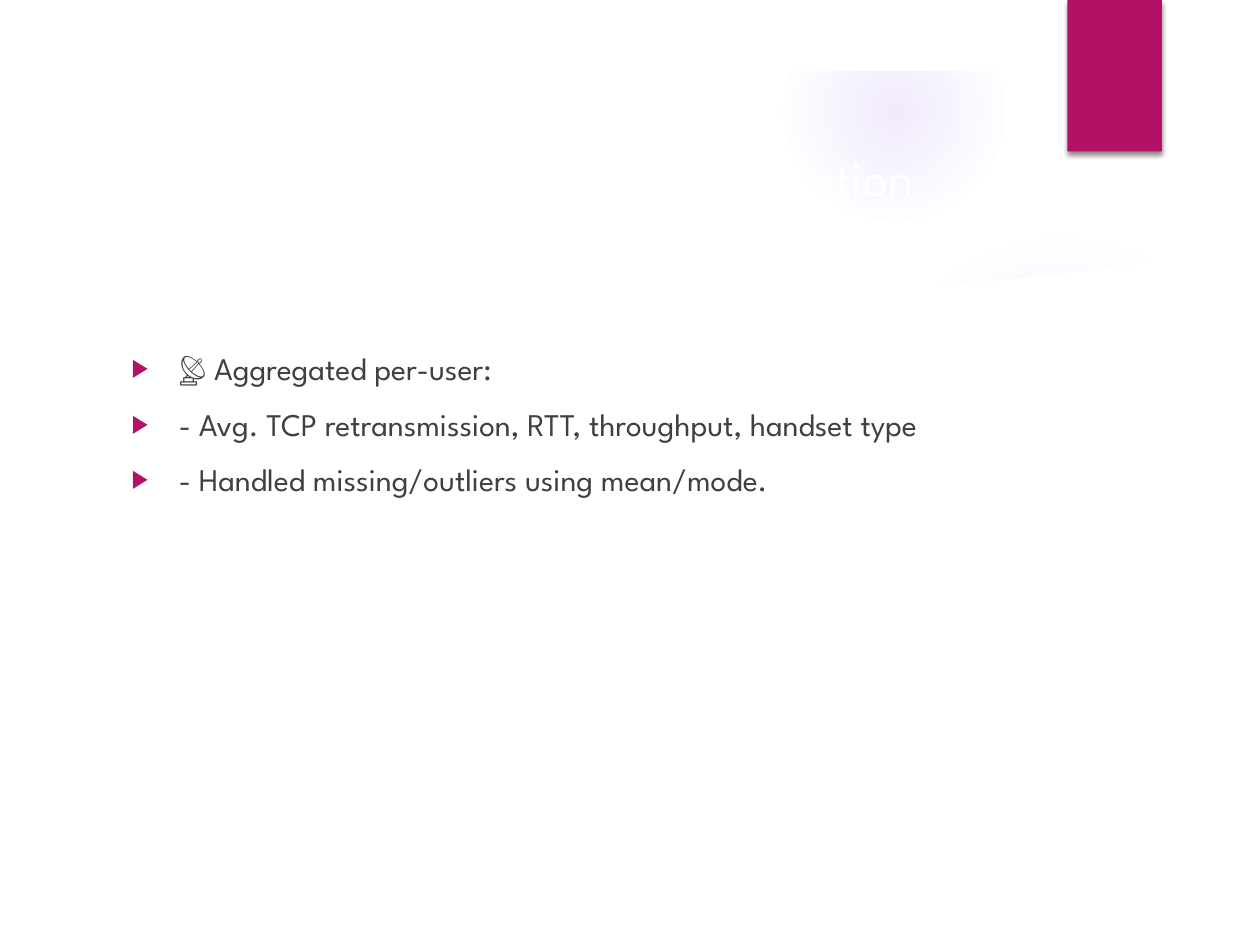
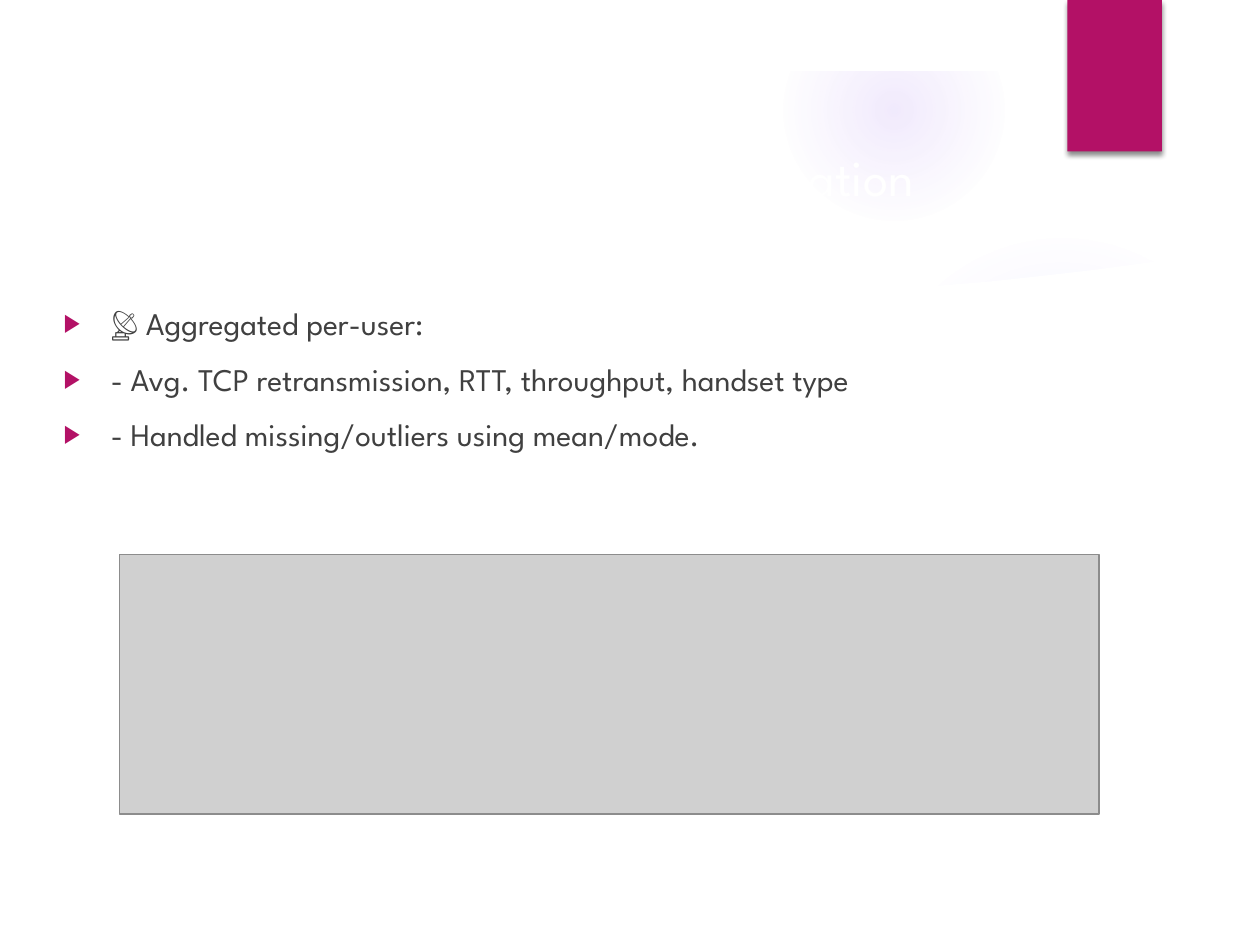
Before and after one commit to IrshadShaikh3181/Next_Hike_Project5, a slide deck: slide 12 of Detailed_Telecom_Analytics_Presentation.pptx. Drawn at 1260x945 pixels with LibreOffice and Linux fonts; fonts in the diff are those of the drawing; grey boxes stand for pictures; background and template pictures are left out. Boxes give left, top, right and bottom in pixels: in the first picture for what was removed or moved away, otherwise in the second. Text is boxed around its words. In the diff, an @@ line names an element or a change of style, - is before the commit and + after.

```diff
--- a/Detailed_Telecom_Analytics_Presentation.pptx
+++ b/Detailed_Telecom_Analytics_Presentation.pptx
@@ text "📡 Aggregated per-user:": place and size @@
-text "📡 Aggregated per-user:" at bbox=[199, 358, 917, 498]
+text "📡 Aggregated per-user:" at bbox=[131, 313, 848, 453]
@@ picture added at bbox=[120, 554, 1100, 814] @@
```
Also in this commit, not shown: 12 other slides changed, 5 slides added, 8 slides removed.
